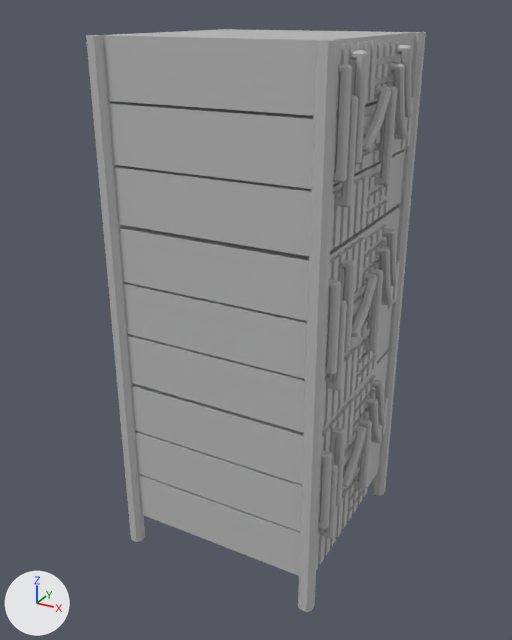
One commit to the FBX model Assets/Models/Server.fbx: the scene before it, then after it.
Camera for both pictures: a 50 mm camera at (-0.3733, -0.1584, 0.065) aimed at (-0.4097, -0.0922, 0.0319). The lights are fixed; the arrows at lower left show +X, +Y and +Z. Where no turn or scale is listed for an object, it has been applied to the vertices.
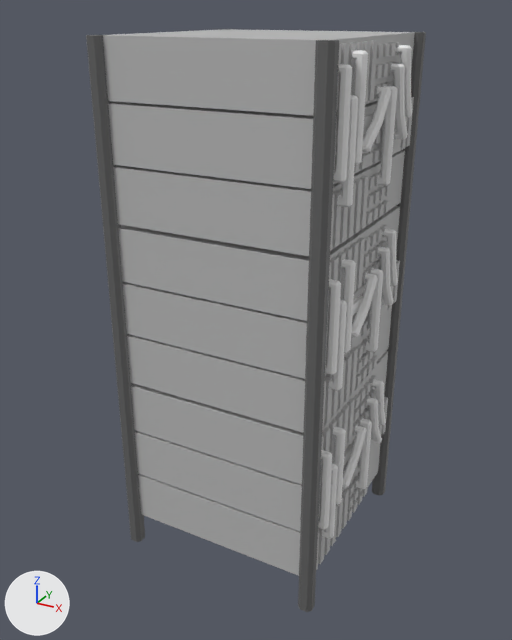
Diff of the bpy script that builds the scene:
```diff
--- a/Assets/Models/Server.fbx.py
+++ b/Assets/Models/Server.fbx.py
@@ mat_lambert3 @@
+mat_lambert3 = principled_material('lambert3')
+mat_lambert3.base_color = (0.87, 0.87, 0.87)  # white #f0f0f0
@@ mat_lambert4 @@
+mat_lambert4 = principled_material('lambert4')
+mat_lambert4.base_color = (0.5, 0.5, 0.5)  # grey #bcbcbc
@@ mat_lambert2 @@
+mat_lambert2 = principled_material('lambert2')
+mat_lambert2.base_color = (0.129, 0.129, 0.129)  # dark grey #656565
@@ me_mesh @@
 me_mesh.from_pydata(...)  # 2428 vertices, 2020 faces; spans x -0.013..0.013, y -0.0126..0.0126, z -0.0296..0.0296
 # used by ob_pcube44; location = (-0.4087, -0.0911, 0.0331)
+# me_mesh part 1: all 32 faces centred in x -0.013..0.0122, y -0.0126..0.0126, z 0.0 switch from mat_lambert1 (grey #bcbcbc) to mat_lambert2 (dark grey #656565)
+# me_mesh part 2: 1081 of the faces centred in x 0.0107..0.013, y -0.0111..0.0073, z -0.0216..0.0286 switch from mat_lambert1 (grey #bcbcbc) to mat_lambert3 (white #f0f0f0)
+me_mesh.materials.append(mat_lambert4)  # grey #bcbcbc
```

Pixel boxes [x1, y1, x2, y2] of what changed, in the pictures (512 x 640 px):
part 1 of me_mesh, recoloured
    both: [86, 29, 426, 612]
part 2 of me_mesh, recoloured
    both: [318, 45, 413, 539]
